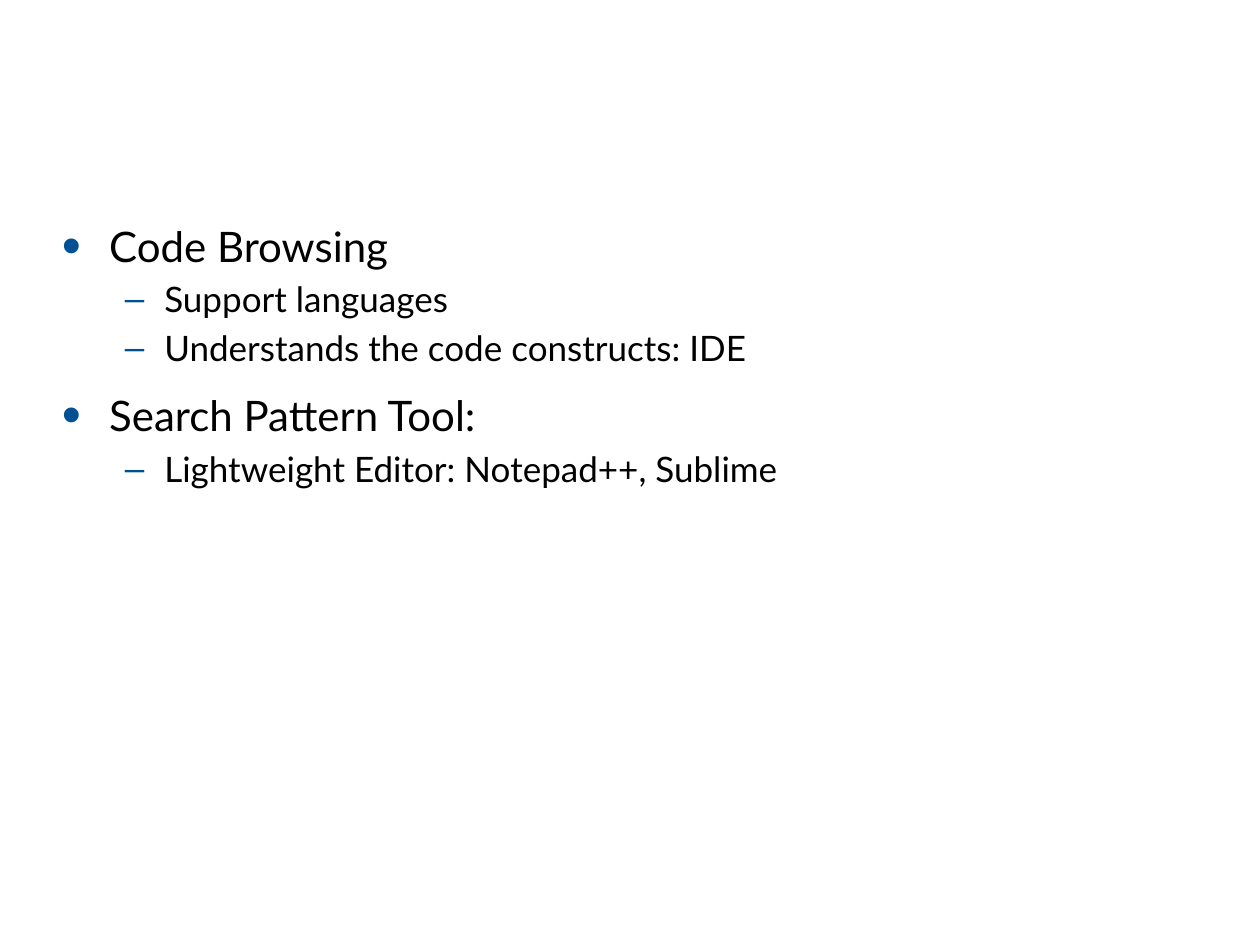
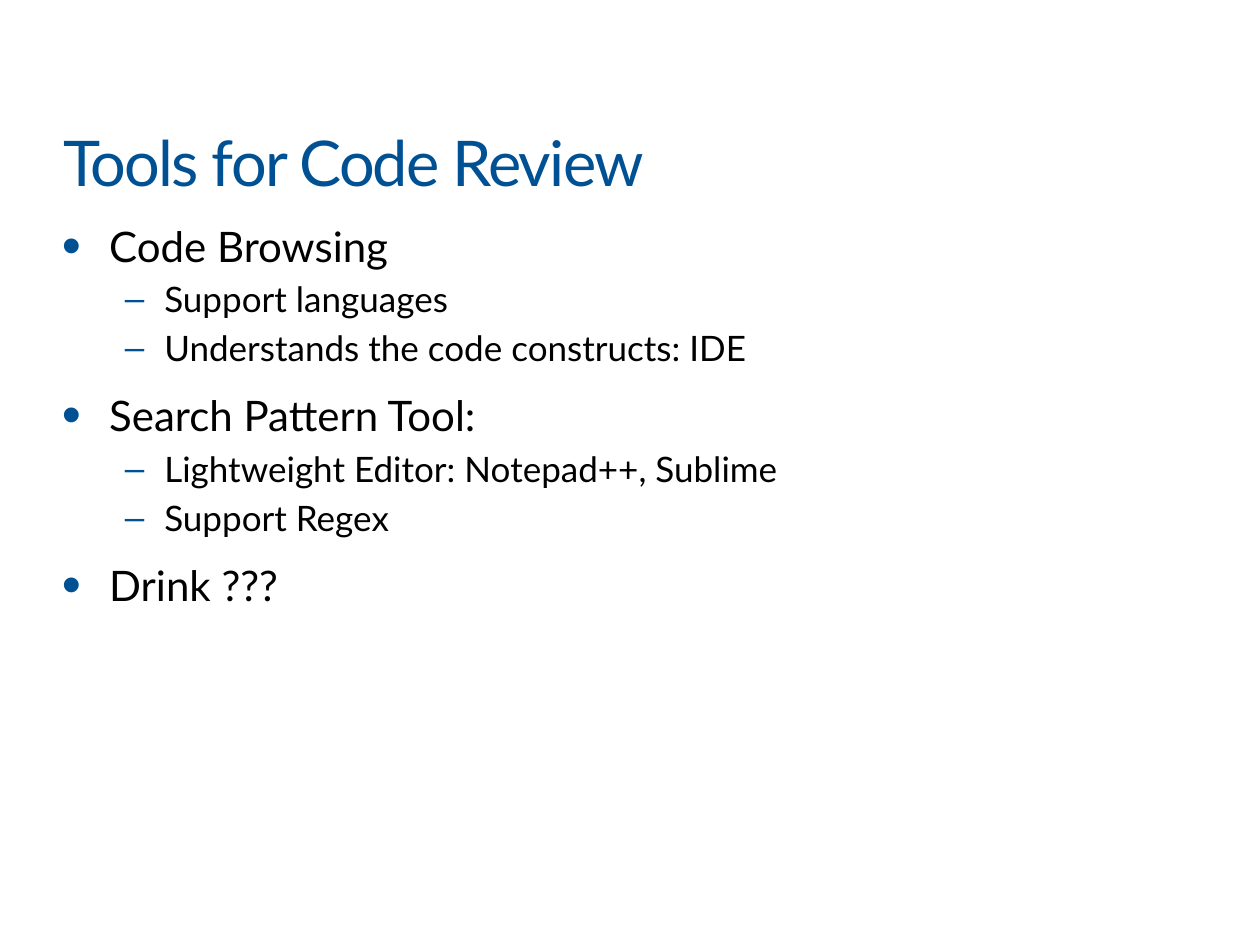
Before and after one commit to khanhnnvn/Mine, a slide deck: slide 48 of xmind/VIB_Part3.pptx (slide 14 before the commit). Drawn at 1260x945 pixels with LibreOffice and Linux fonts; fonts in the diff are those of the drawing; background and template pictures are left out. Boxes give left, top, right and bottom in pixels: in the first picture for what was removed or moved away, otherwise in the second. Text is boxed around its words. In the diff, an @@ line names an element or a change of style, - is before the commit and + after.

```diff
--- a/xmind/VIB_Part3.pptx
+++ b/xmind/VIB_Part3.pptx
@@ title added at (63, 139, 643, 187), 36 pt, text #005194 @@
+Tools for Code Review
@@ text at (109, 505, 389, 601): paragraphs added @@
+  – Support Regex
+• Drink ???
```
Also in this commit, not shown: 1 other slide changed, 35 slides added, 1 slide removed, 3 other files.
